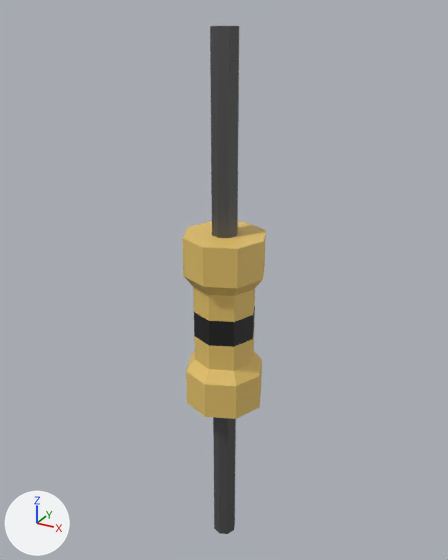
Renders of the Blender file InteractableObjects/BlenderModels/Resistor.blend from each side of a commit.
Camera for both pictures: a 50 mm camera at (1.47, -2.68, 1.58) aimed at (-0.05, 0.08, 0.2). Arrows for +X, +Y and +Z are at lower left; the lights stay in place.
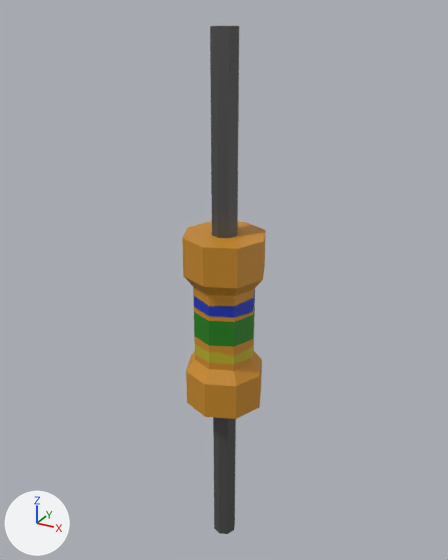
Location of each change, (x1, y1, x2, y2) in pixels of the pictures (448 x 560 px):
'Cylinder', surface changed, recoloured (yellow to brown)
    both: (182, 219, 266, 421)

Diff of the bpy script that builds the scene:
```diff
--- a/InteractableObjects/BlenderModels/Resistor.blend.py
+++ b/InteractableObjects/BlenderModels/Resistor.blend.py
@@ img_material_001_base_color @@
+img_material_001_base_color = load_image('Material.001 Base Color', '_unpacked/Material.001_Base_Color', 1024, 1024, 'sRGB')
@@ mat_material_001 @@
 mat_material_001 = principled_material('Material.001')
-mat_material_001.base_color = (0.801, 0.553, 0.147)  # yellow #e7c46b
+mat_material_001.texture = img_material_001_base_color
@@ mat_material_002 @@
 mat_material_002 = principled_material('Material.002')
-mat_material_002.base_color = (0.0102, 0.0102, 0.0102)  # black #1a1a1a
+mat_material_002.base_color = (0.0163, 0.226, 0.0083)  # green #228317
```
